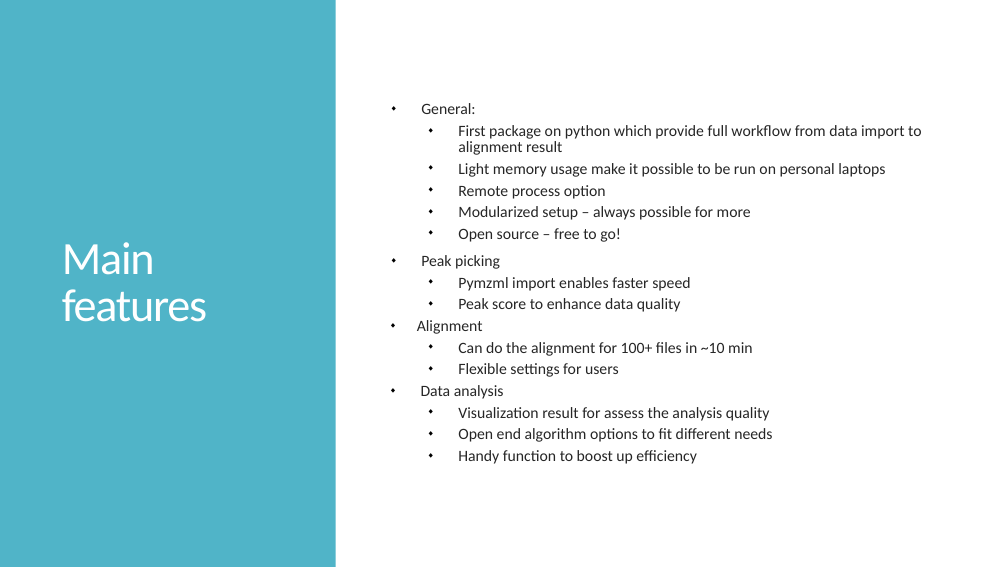
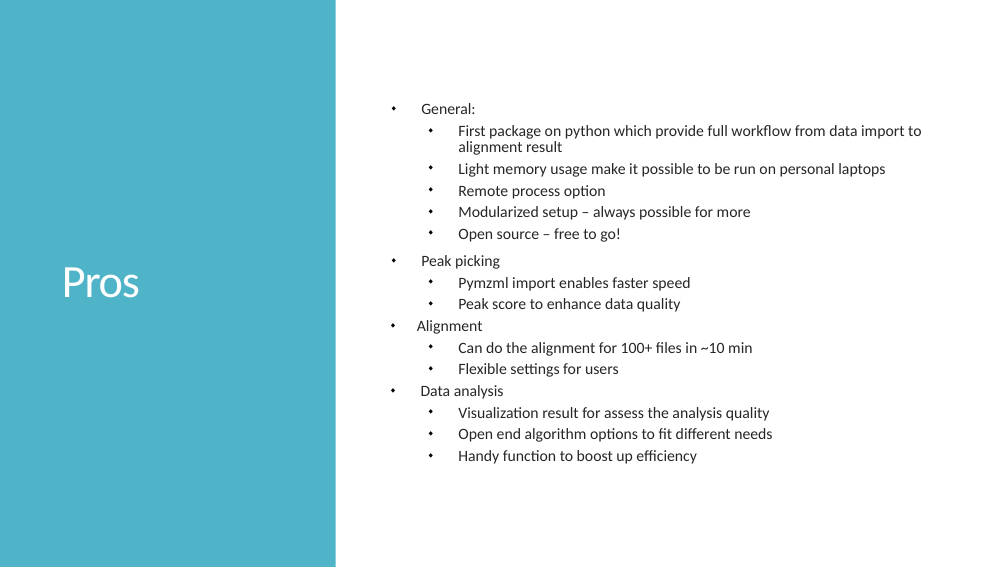
Before and after one commit to XiminHu/mass-suite, a slide deck: slide 24 of doc/20210326 ACS presentation.pptx (slide 23 before the commit). Drawn at 1008x567 pixels with LibreOffice and Linux fonts; fonts in the diff are those of the drawing. Boxes give left, top, right and bottom in pixels: in the first picture for what was removed or moved away, otherwise in the second. Text is boxed around its words. In the diff, an @@ line names an element or a change of style, - is before the commit and + after.

```diff
--- a/doc/20210326 ACS presentation.pptx
+++ b/doc/20210326 ACS presentation.pptx
@@ title at (62,267,140,298): text changed @@
-Main features
+Pros
```
Also in this commit, not shown: 3 other slides changed, 1 slide added.
